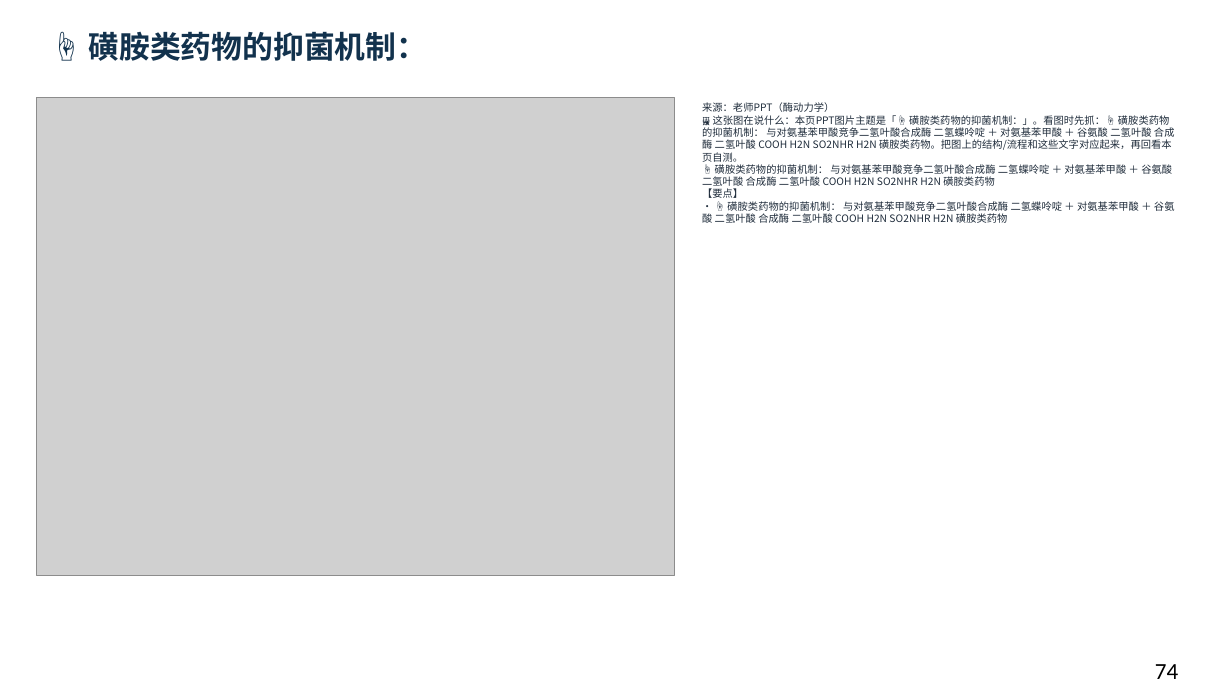
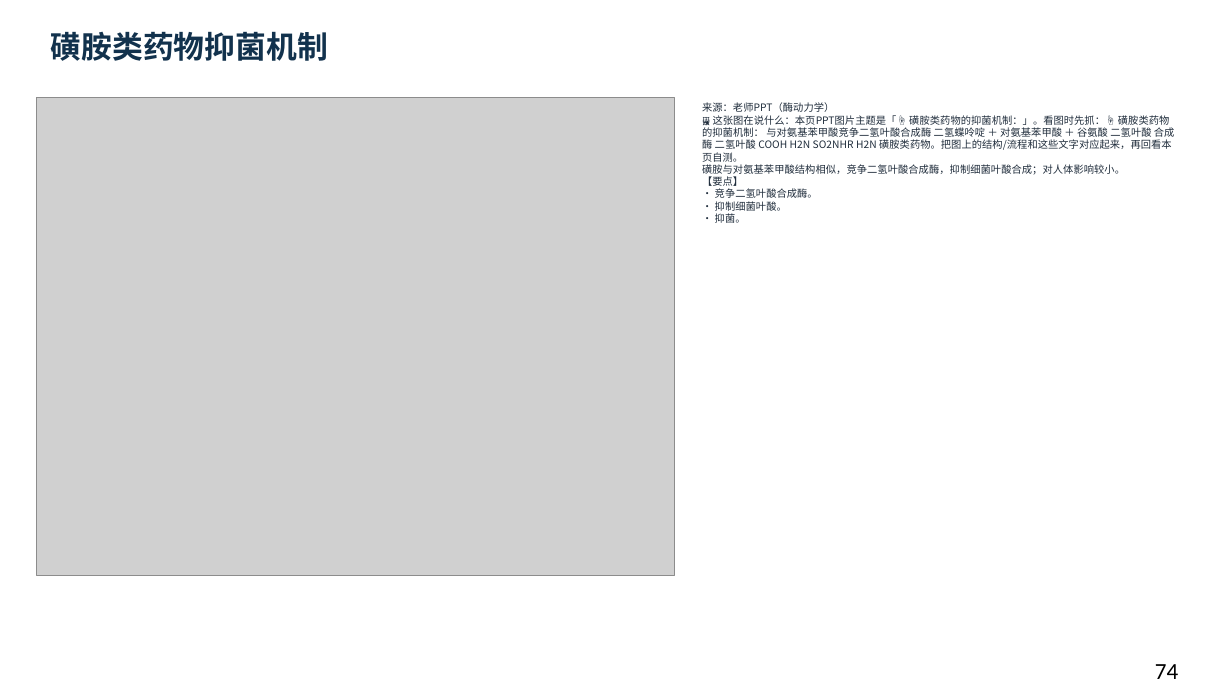
Before and after one commit to newkan-li/Biochemistry, a slide deck: slide 74 of downloads/bc07-ai-style.pptx. Drawn at 1232x693 pixels with LibreOffice and Linux fonts; fonts in the diff are those of the drawing; grey boxes stand for pictures. Boxes give left, top, right and bottom in pixels: in the first picture for what was removed or moved away, otherwise in the second. Text is boxed around its words. In the diff, an @@ line names an element or a change of style, - is before the commit and + after.

```diff
--- a/downloads/bc07-ai-style.pptx
+++ b/downloads/bc07-ai-style.pptx
@@ text at [51,31,328,61]: text changed @@
-☝ 磺胺类药物的抑菌机制：
+磺胺类药物抑菌机制
@@ text at [702,102,1175,223]: text changed @@
-来源：老师PPT（酶动力学）
-🖼 这张图在说什么：本页PPT图片主题是「☝ 磺胺类药物的抑菌机制：」。看图时先抓：☝ 磺胺类药物的抑菌机制： 与对氨基苯甲酸竞争二氢叶酸合成酶 二氢蝶呤啶 ＋ 对氨基苯甲酸 ＋ 谷氨酸 二氢叶酸 合成酶 二氢叶酸 COOH H2N SO2NHR H2N 磺胺类药物。把图上的结构/流程和这些文字对应起来，再回看本页自测。
-☝ 磺胺类药物的抑菌机制： 与对氨基苯甲酸竞争二氢叶酸合成酶 二氢蝶呤啶 ＋ 对氨基苯甲酸 ＋ 谷氨酸 二氢叶酸 合成酶 二氢叶酸 COOH H2N SO2NHR H2N 磺胺类药物
-【要点】
-• ☝ 磺胺类药物的抑菌机制： 与对氨基苯甲酸竞争二氢叶酸合成酶 二氢蝶呤啶 ＋ 对氨基苯甲酸 ＋ 谷氨酸 二氢叶酸 合成酶 二氢叶酸 COOH H2N SO2NHR H2N 磺胺类药物
+来源：老师PPT（酶动力学）
+🖼 这张图在说什么：本页PPT图片主题是「☝ 磺胺类药物的抑菌机制：」。看图时先抓：☝ 磺胺类药物的抑菌机制： 与对氨基苯甲酸竞争二氢叶酸合成酶 二氢蝶呤啶 ＋ 对氨基苯甲酸 ＋ 谷氨酸 二氢叶酸 合成酶 二氢叶酸 COOH H2N SO2NHR H2N 磺胺类药物。把图上的结构/流程和这些文字对应起来，再回看本页自测。
+磺胺与对氨基苯甲酸结构相似，竞争二氢叶酸合成酶，抑制细菌叶酸合成；对人体影响较小。
+【要点】
+• 竞争二氢叶酸合成酶。
+• 抑制细菌叶酸。
+• 抑菌。
```
Also in this commit, not shown: 21 other slides changed, 5 other files.
